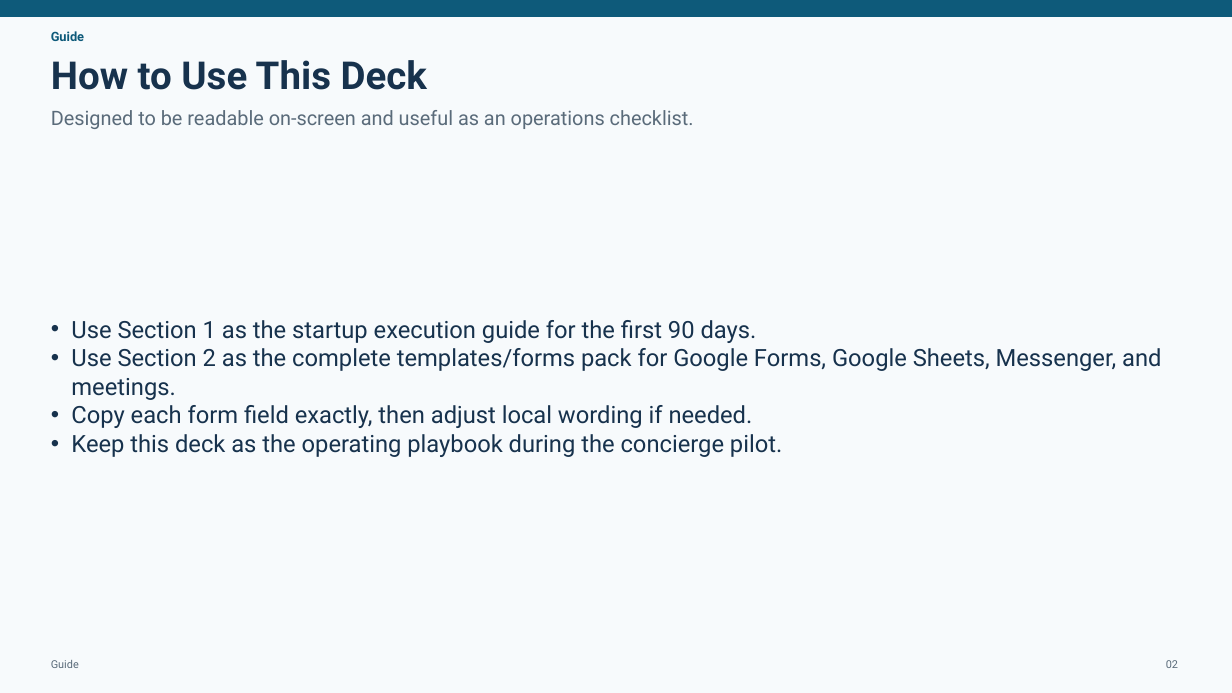
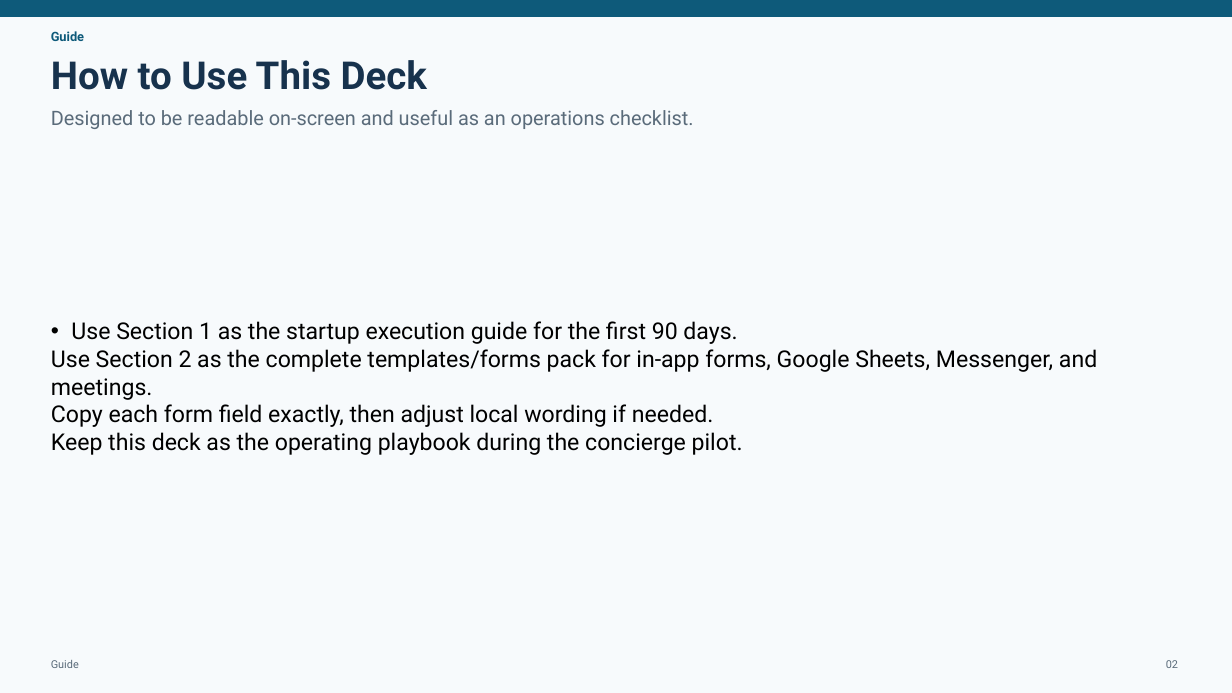
Before and after one commit to jmaeacido/kaila, a slide deck: slide 2 of KAILA_Founder_Grade_Package/KAILA Founder Presentation/presentation/KAILA_Detailed_To_Do_List_with_Templates_and_Forms_Presentation.pptx. Drawn at 1232x693 pixels with LibreOffice and Linux fonts; fonts in the diff are those of the drawing. Boxes give left, top, right and bottom in pixels: in the first picture for what was removed or moved away, otherwise in the second. Text is boxed around its words. In the diff, an @@ line names an element or a change of style, - is before the commit and + after.

Commit message:
Update KAILA Founder Presentation materials and financial model
- Revised content in multiple presentation files to reflect updated product descriptions and financial projections.
- Adjusted funding scenarios and financial model to align with lean pilot approach and revised budget estimates.
- Enhanced clarity on market assumptions and pilot execution strategies in investor package documents.
- Updated startup guide to streamline the initial pilot process and emphasize the importance of validation before software development.

```diff
--- a/KAILA_Founder_Grade_Package/KAILA Founder Presentation/presentation/KAILA_Detailed_To_Do_List_with_Templates_and_Forms_Presentation.pptx
+++ b/KAILA_Founder_Grade_Package/KAILA Founder Presentation/presentation/KAILA_Detailed_To_Do_List_with_Templates_and_Forms_Presentation.pptx
@@ text at [51,321,743,455]: size 18.5 to 18 pt, text colour #17324D to #000000 in "Use Section 1 as the startup execution ...", "Copy each form field exactly, then adjust ...", "Keep this deck as the operating playbook ..."; bullet • to none @@
@@ text at [51,349,1097,400]: text changed; size 18.5 to 18 pt; text colour #17324D to #000000 @@
-• Use Section 2 as the complete templates/forms pack for Google Forms, Google Sheets, Messenger, and meetings.
+Use Section 2 as the complete templates/forms pack for in-app forms, Google Sheets, Messenger, and meetings.
```
Also in this commit, not shown: 4 other slides changed, 21 other files.
